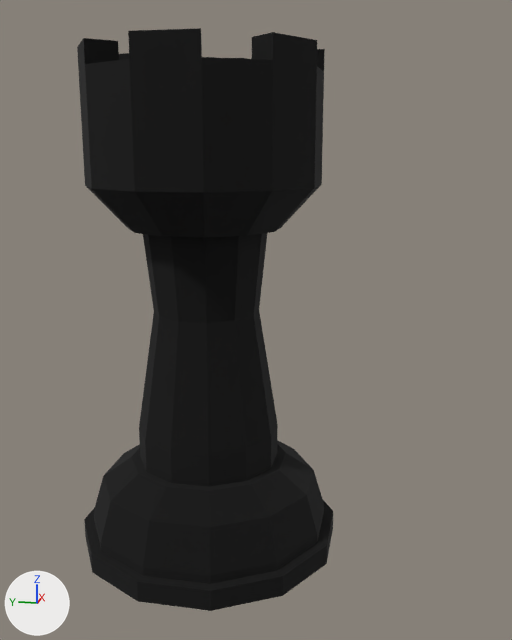
The glTF model models/archer_white.glb, before and after one commit.
Both versions are drawn from a 50 mm camera at (-0.324, -0.084, 0.197) aimed at (-0.007, -0.02, 0.117). Every picture has the same lights, and +X, +Y and +Z are marked at lower left. Where no turn or scale is listed for an object, it has been applied to the vertices.

Objects in the first picture: 'node_MeshObject-311993408-PolyPaper23'.
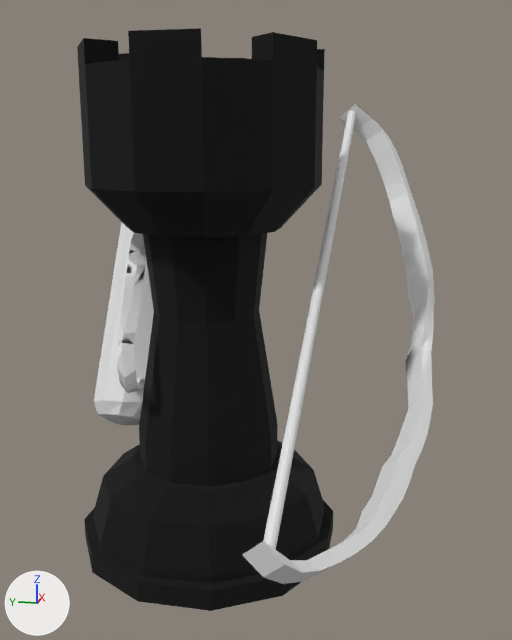
Where the change shows, as pixel boxes (x1, y1, x2, y2) in the pictures (512 x 640 px):
'model.000', added: after (242, 104, 435, 584)
'mesh1870908820', added: after (94, 222, 154, 425)
'mesh1387755303', added: after (116, 233, 146, 393)

What changed in the scene script:
```text
Add me_model_001:
    me_model_001.from_pydata(...)  # 163 vertices, 320 faces; spans x -0.119..0.106, y -0.038..0.028, z -0.08..0.095
Add me_mesh1870908820:
    me_mesh1870908820.from_pydata(...)  # 83 vertices, 164 faces; spans x -0.0214..0.0819, y -0.0096..0.0253, z -0.0632..0.0672
Add me_mesh1387755303:
    me_mesh1387755303.from_pydata(...)  # 144 vertices, 288 faces; spans x -0.0464..0.0489, y -0.012..0.0022, z -0.0346..0.056
Add ob_model_000:
    ob_model_000 = bpy.data.objects.new('model.000', me_model_001)
    ob_model_000.location = (0.0, -0.0654, 0.1247)
Add ob_mesh1870908820:
    ob_mesh1870908820 = bpy.data.objects.new('mesh1870908820', me_mesh1870908820)
    ob_mesh1870908820.location = (0.0082, 0.0417, 0.1157)
Add ob_mesh1387755303:
    ob_mesh1387755303 = bpy.data.objects.new('mesh1387755303', me_mesh1387755303)
    ob_mesh1387755303.location = (0.0082, 0.0417, 0.1157)
```
